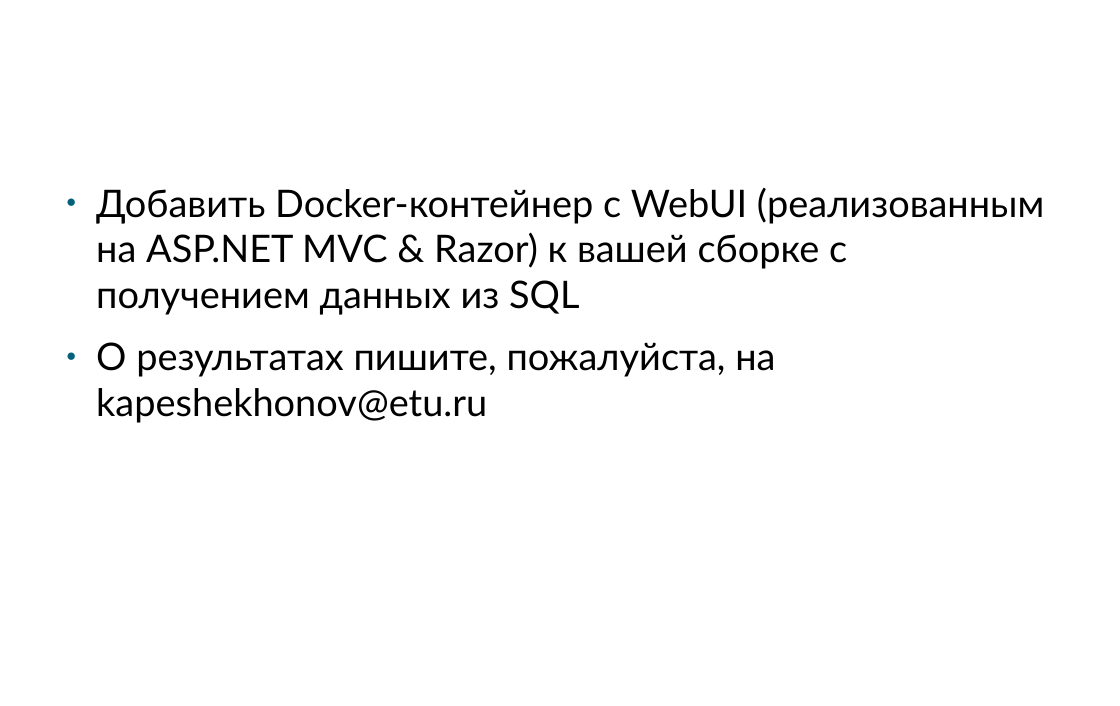
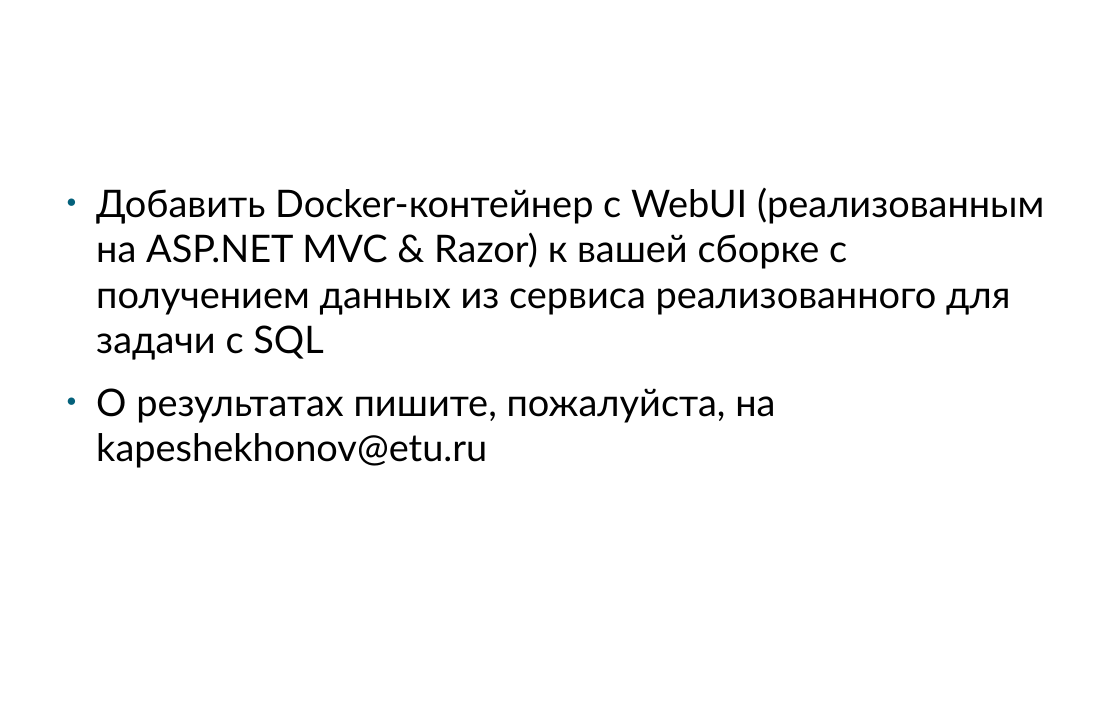
Before and after one commit to klimenkoAnna/DeveloperInstrumentalTools, a slide deck: slide 9 of docs/ETU DIT #6.pptx. Drawn at 1120x706 pixels with LibreOffice and Linux fonts; fonts in the diff are those of the drawing; background and template pictures are left out. Boxes give left, top, right and bottom in pixels: in the first picture for what was removed or moved away, otherwise in the second. Text is boxed around its words. In the diff, an @@ line names an element or a change of style, - is before the commit and + after.

```diff
--- a/docs/ETU DIT #6.pptx
+++ b/docs/ETU DIT #6.pptx
@@ text at bbox=[96, 188, 1044, 360]: text changed @@
-● Добавить Docker-контейнер с WebUI (реализованным на ASP.NET MVC & Razor) к вашей сборке с получением данных из SQL
+● Добавить Docker-контейнер с WebUI (реализованным на ASP.NET MVC & Razor) к вашей сборке с получением данных из сервиса реализованного для задачи с SQL
```
Also in this commit, not shown: 1 other slide changed, 2 other files.
